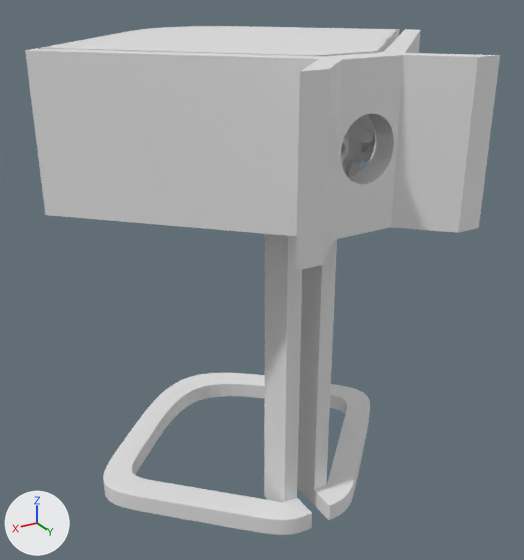
An edit to the glTF model glb/rhombi-tafel.glb, drawn before and after from the same camera.
One viewpoint serves both versions: a camera (50 mm lens) standing at (0.263, 0.324, 0.118) and looking at (0.001, -0.111, -0.1). The axes (+X, +Y, +Z) are drawn at lower left. The lights are the same throughout. The picture after the commit comes second. Where no turn or scale is listed for an object, it has been applied to the vertices.

Before the edit, the objects in view are built like this:
```python
me_cube_007 = bpy.data.meshes.new('Cube.007')
me_cube_007.from_pydata(...)  # 303 vertices, 602 faces; spans x -0.0666..0.0666, y -0.0388..0.0073, z -0.1..0.001
me_cube_013 = bpy.data.meshes.new('Cube.013')
me_cube_013.from_pydata(...)  # 374 vertices, 728 faces; spans x -0.1535..-0.0213, y -0.1609..-0.0295, z -0.001..0.1
me_kap = bpy.data.meshes.new('kap')
me_kap.from_pydata(...)  # 10382 vertices, 23491 faces; spans x -0.142..0.141, y -0.253..-0.02, z -0.028..0.073
ob_kader_l = bpy.data.objects.new('kader_l', me_cube_013)
ob_kader_l.location = (0.0003, 0.0245, -0.0268)
ob_kap = bpy.data.objects.new('kap', me_kap)
ob_kap.parent = ob_empty
ob_kap.location = (0.0, 0.0, 0.0)
ob_voet_a = bpy.data.objects.new('voet_a', me_cube_007)
ob_voet_a.location = (0.0002, 0.0246, 0.0722)
# also in view: 'kader_a' at (0.0, -0.006, 0.023); 'kader_r' at (0.087, -0.071, 0.023); 'vleugel_l' at (-0.039, -0.056, 0.023); 'voet_t' at (0.0, -0.14, -0.137)
```
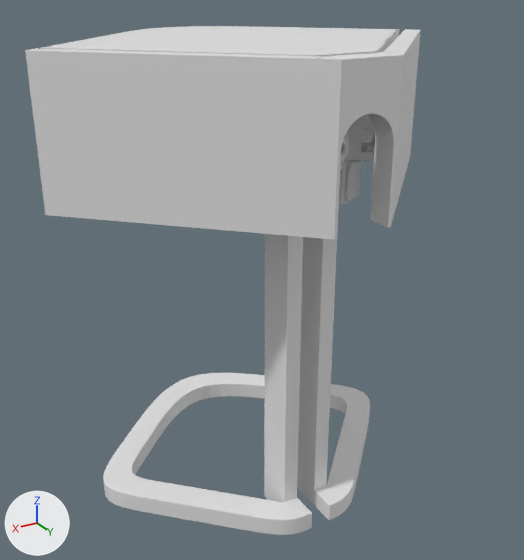
What differs and where, as boxes (x1, y1, x2, y2) in the pictures (524 x 560 px):
'voet_a', deleted: before (296, 52, 500, 271)
'kap', moved: (40, 26, 399, 143) in both
'kader_a', unchanged, uncovered by the edit: before (328, 52, 400, 148); after (314, 52, 405, 240)
'kader_l', unchanged, uncovered by the edit: before (366, 29, 420, 153); after (366, 29, 420, 220)

Patch to the scene script:
```diff
--- a/glb/rhombi-tafel.glb.py
+++ b/glb/rhombi-tafel.glb.py
@@ ob_kap @@
 ob_kap = bpy.data.objects.new('kap', me_kap)
-ob_kap.parent = ob_empty
 ob_kap.location = (0.0, 0.0, 0.0)
@@ ob_voet_a @@
-ob_voet_a = bpy.data.objects.new('voet_a', me_cube_007)
-ob_voet_a.location = (0.0002, 0.0246, 0.0722)
```
